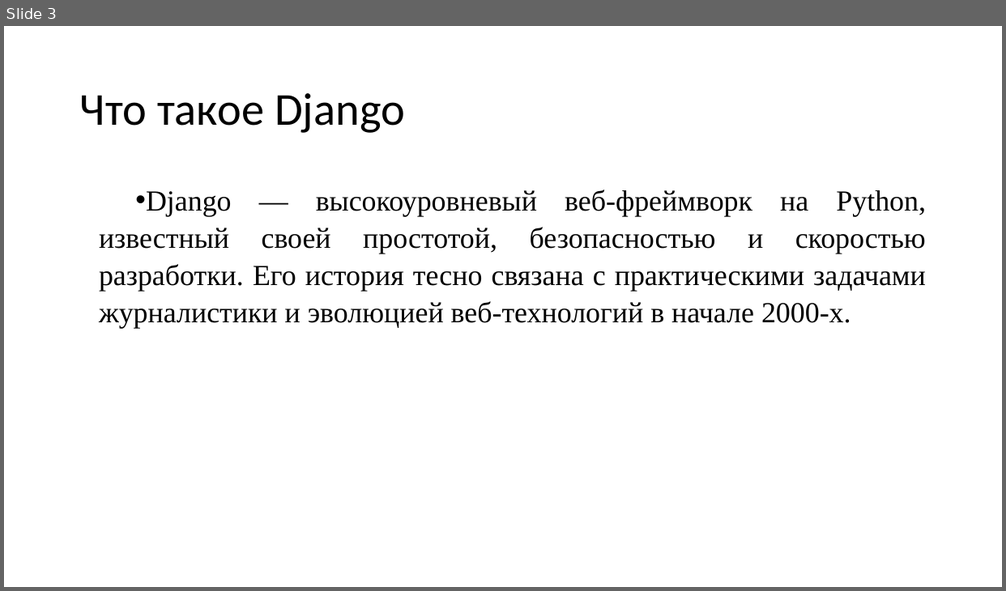
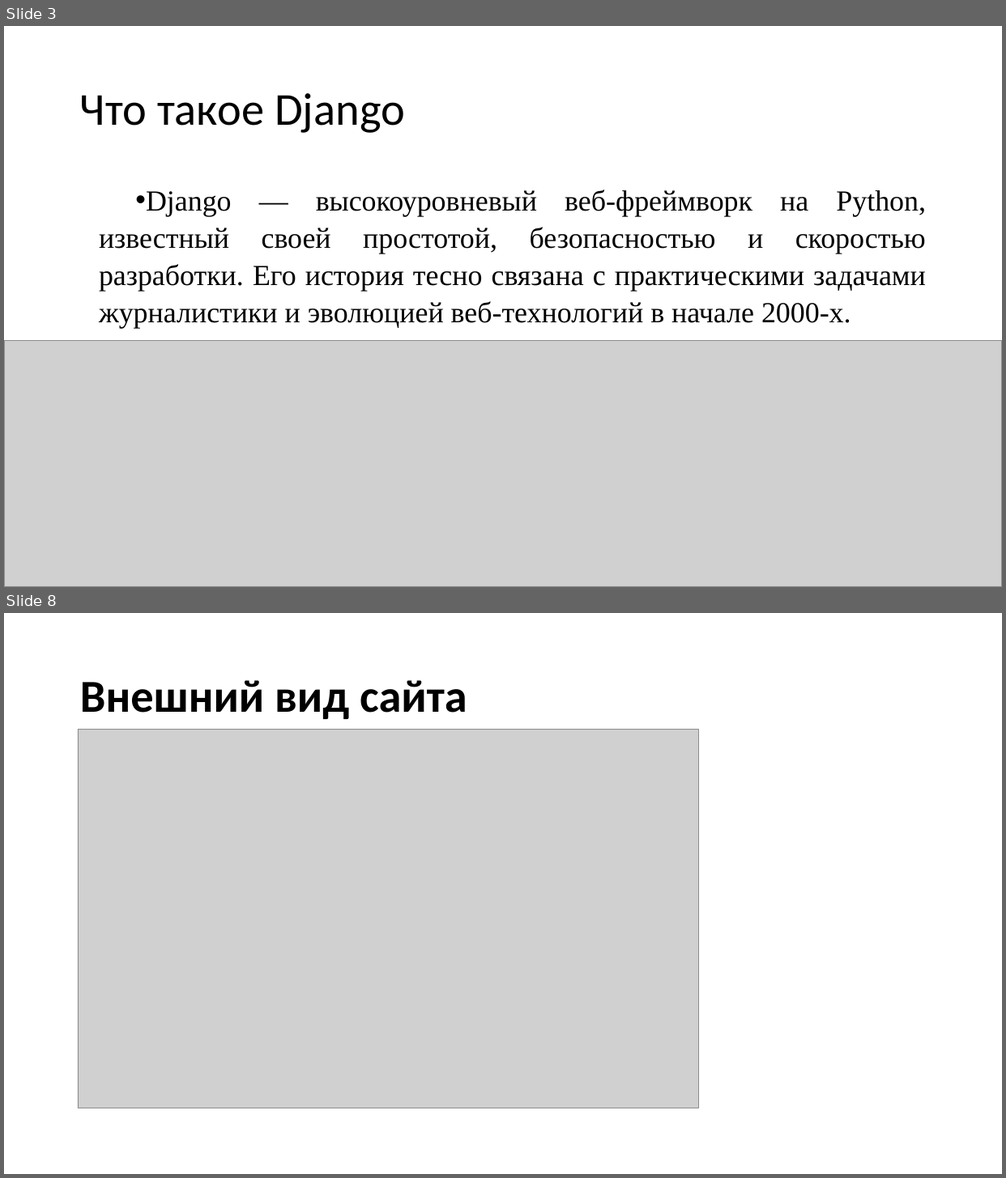
Before and after one commit to CallaghanSpirit/Diploma, a slide deck: Диплом/Мой/Презентация.pptx. Shown one above the other, each under a label of ours: slide 3 before the commit, slides 3 and 8 after it; the slides between them are not shown. The pictures are 1006x591 and 1006x1178 pixels, drawn with LibreOffice and Linux fonts; fonts in the diff are those of the drawing; grey boxes stand for pictures. Boxes give left, top, right and bottom in pixels: in the first picture for what was removed or moved away, otherwise in the second. Text is boxed around its words. In the diff, an @@ line names an element or a change of style, - is before the commit and + after.

```diff
--- a/Диплом/Мой/Презентация.pptx
+++ b/Диплом/Мой/Презентация.pptx
@@ slide 8 added at [4,613,1002,1174], background #FFFFFF @@
@@ title added at [80,680,467,719], 44 pt, text #000000, bold @@
+Внешний вид сайта
@@ picture added at [78,730,699,1110] @@
@@ slide 3 changed as well @@
@@ picture added at [4,340,1002,587] @@
```
Also in this commit, not shown: 2 other slides changed, 6 other slides added, 2 other files.
